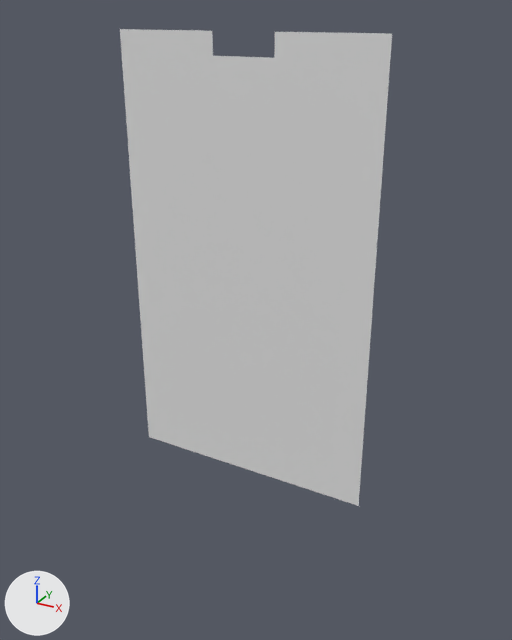
What one commit did to the OBJ model MardukGame/Assets/Tiled2Unity/Meshes/levelChunk17.obj.
Both versions are drawn from a 50 mm camera at (-3300.0, -1782.0, -840.0) aimed at (-4304.0, 44.0, -1753.0). The axes (+X, +Y, +Z) are drawn at lower left. The lights are the same throughout. Where no turn or scale is listed for an object, it has been applied to the vertices.

The first picture shows 'levelChunk17'.
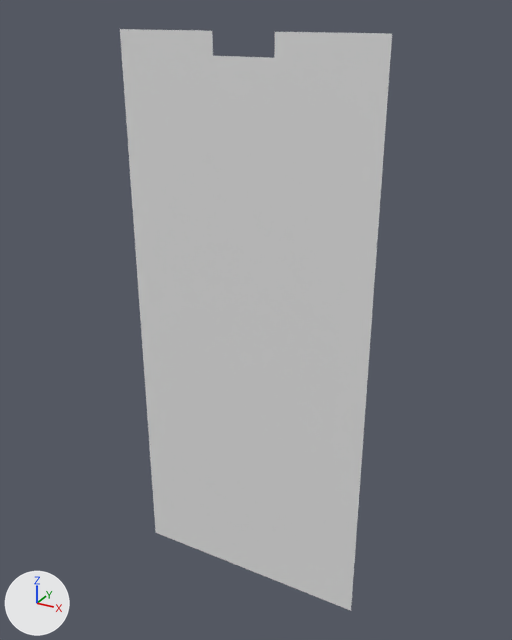
Changed parts and their boxes (x1, y1, x2, y2) in the pictures (512 x 640 px):
'levelChunk17', reshaped (22% taller): before (120, 29, 392, 506); after (120, 29, 392, 611)
part 1 of me_levelchunk17, added: after (149, 437, 358, 611)

Patch to the scene script:
```diff
--- a/MardukGame/Assets/Tiled2Unity/Meshes/levelChunk17.obj.py
+++ b/MardukGame/Assets/Tiled2Unity/Meshes/levelChunk17.obj.py
@@ me_levelchunk17 @@
 # used by ob_levelchunk17; location = (0.0, 0.0, 0.0)
-me_levelchunk17.from_pydata(...)  # 320 vertices, 283 faces; spans x -4736.0..-3904.0, y 0.0, z -2304.0..-896.0
+me_levelchunk17.from_pydata(...)  # 418 vertices, 374 faces; spans x -4736.0..-3904.0, y 0.0, z -2752.0..-896.0
+# me_levelchunk17 part 1
+# 14 new vertices lie (0.0, 0.0, -64.0) away from vertices in x -4736.0..-3904.0, y 0.0, z -2304.0
+# 14 new vertices lie (0.0, 0.0, -64.0) away from vertices in x -4736.0..-3904.0, y 0.0, z -2368.0
+# 14 new vertices lie (0.0, 0.0, -64.0) away from vertices in x -4736.0..-3904.0, y 0.0, z -2432.0
+# 14 new vertices lie (0.0, 0.0, -64.0) away from vertices in x -4736.0..-3904.0, y 0.0, z -2496.0
+# 14 new vertices lie (0.0, 0.0, -64.0) away from vertices in x -4736.0..-3904.0, y 0.0, z -2560.0
+# 14 new vertices lie (0.0, 0.0, -64.0) away from vertices in x -4736.0..-3904.0, y 0.0, z -2624.0
+# 14 new vertices lie (0.0, 0.0, -64.0) away from vertices in x -4736.0..-3904.0, y 0.0, z -2688.0
+# 91 new faces join them
```
